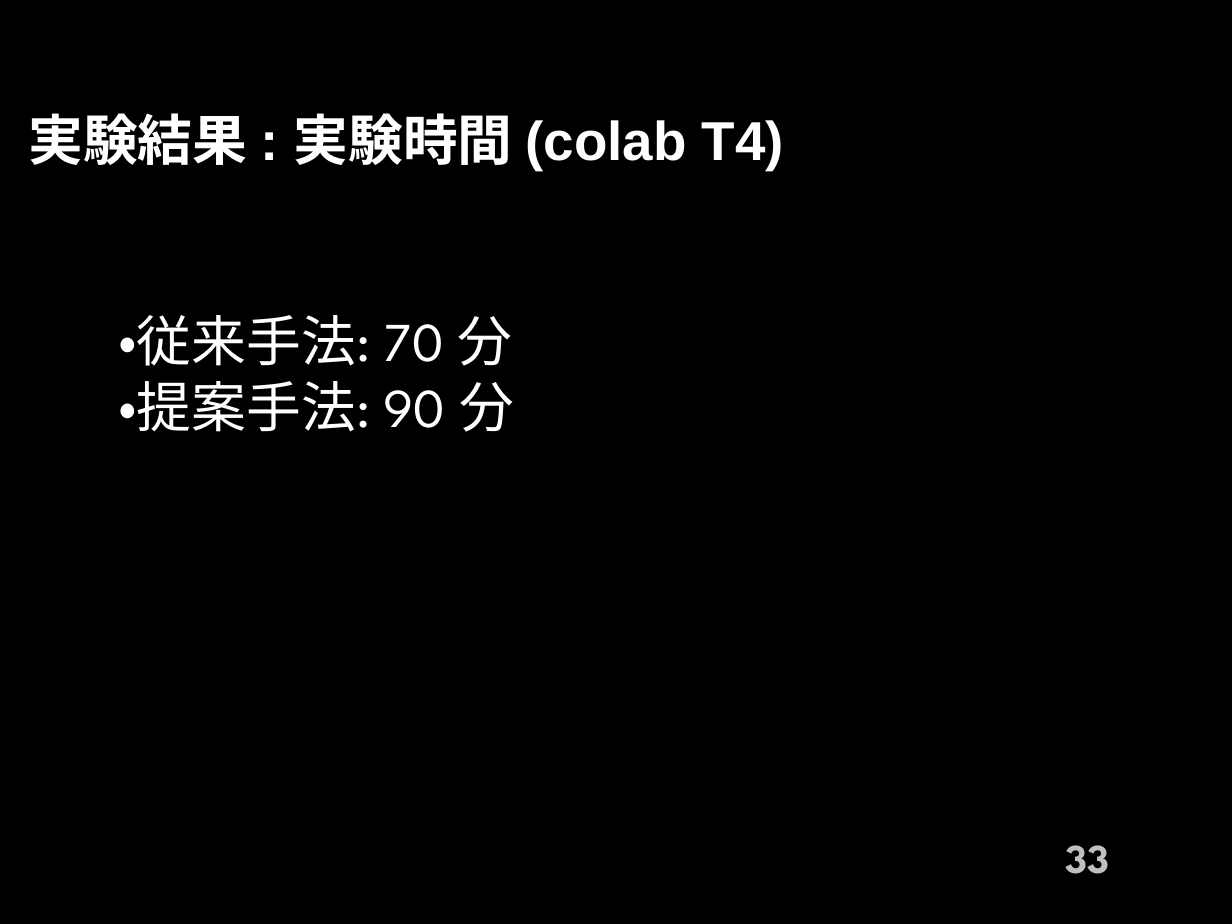
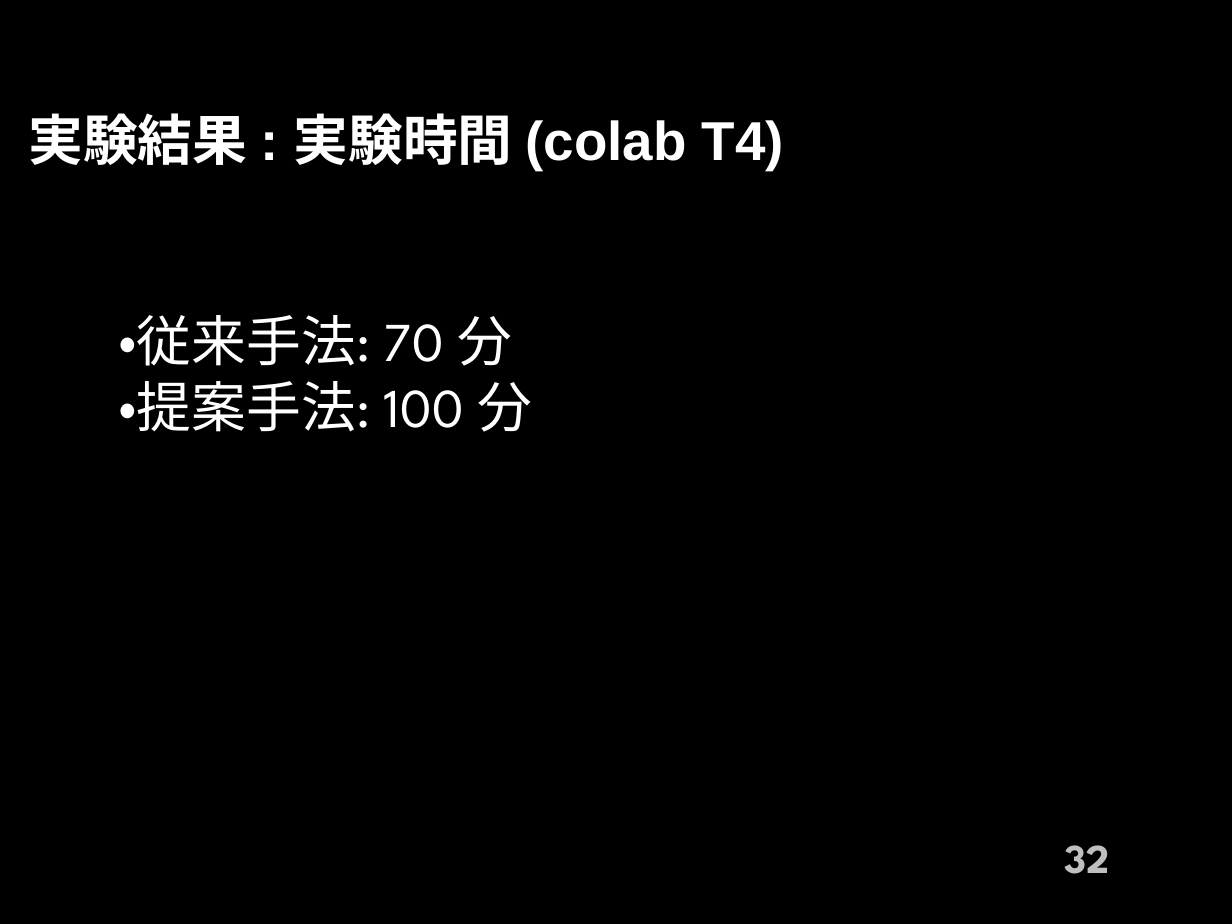
Before and after one commit to 1g-hub/takayama_b, a slide deck: slide 32 of prsn/shuron/Master_Slide_2210104043_Yusei_Takayama.pptx (slide 33 before the commit). Drawn at 1232x924 pixels with LibreOffice and Linux fonts; fonts in the diff are those of the drawing; background and template pictures are left out. Boxes give left, top, right and bottom in pixels: in the first picture for what was removed or moved away, otherwise in the second. Text is boxed around its words. In the diff, an @@ line names an element or a change of style, - is before the commit and + after.

```diff
--- a/prsn/shuron/Master_Slide_2210104043_Yusei_Takayama.pptx
+++ b/prsn/shuron/Master_Slide_2210104043_Yusei_Takayama.pptx
@@ text at bbox=[118, 381, 533, 432]: text changed @@
-・提案手法: 90 分
+・提案手法: 100 分
@@ page number at bbox=[1065, 845, 1110, 874]: text changed @@
-33
+32
```
Also in this commit, not shown: 15 other slides changed, 5 slides added, 2 slides removed, 40 other files.
